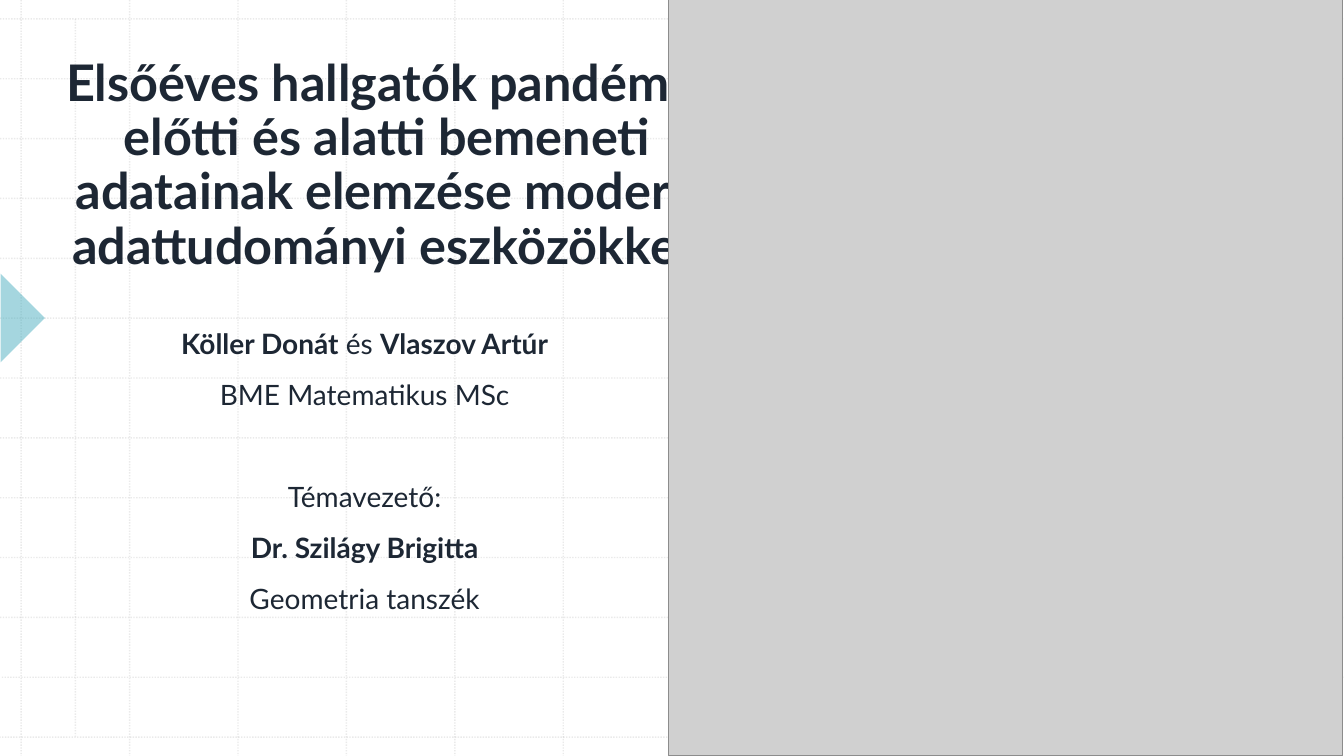
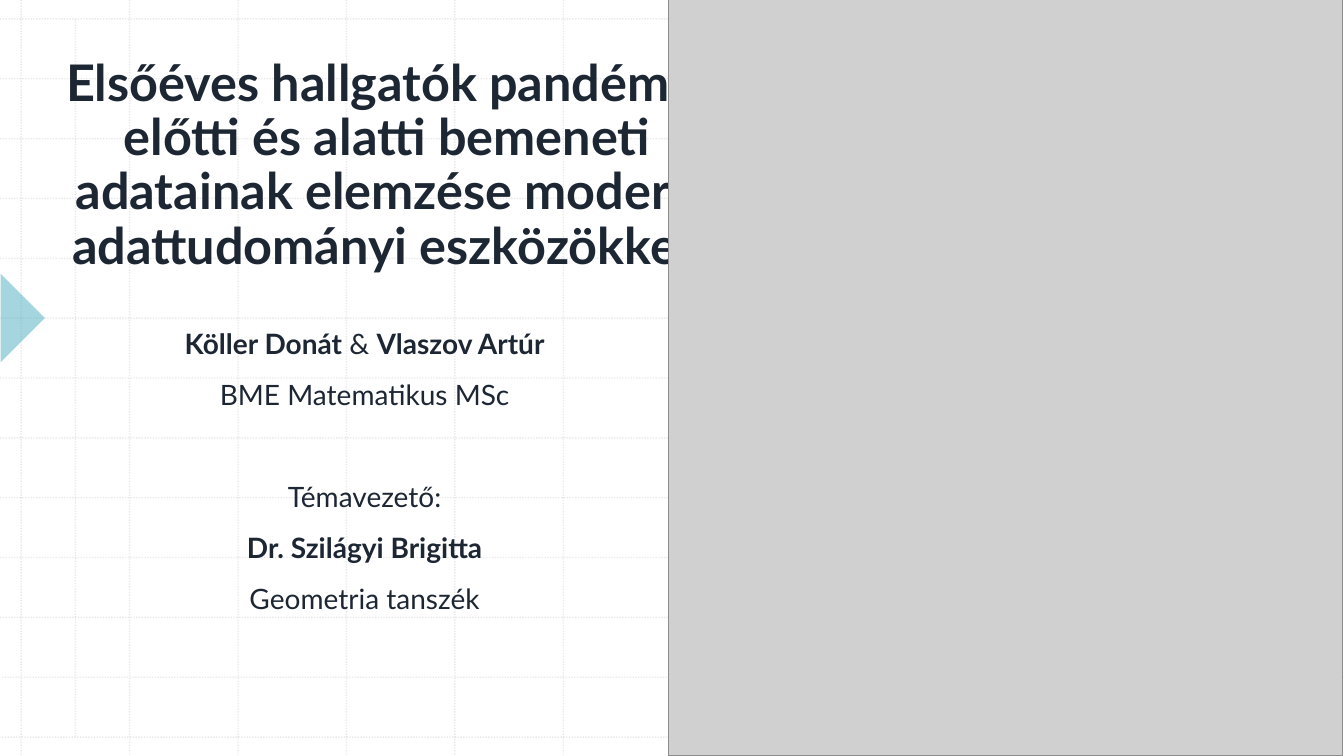
Before and after one commit to konderal333/-nkutfel, a slide deck: slide 1 of TDK prezi.pptx. Drawn at 1344x756 pixels with LibreOffice and Linux fonts; fonts in the diff are those of the drawing; grey boxes stand for pictures. Boxes give left, top, right and bottom in pixels: in the first picture for what was removed or moved away, otherwise in the second. Text is boxed around its words. In the diff, an @@ line names an element or a change of style, - is before the commit and + after.

```diff
--- a/TDK prezi.pptx
+++ b/TDK prezi.pptx
@@ subtitle at (185,333,545,355): text changed @@
-Köller Donát és Vlaszov Artúr
+Köller Donát & Vlaszov Artúr
@@ subtitle at (247,537,483,563): text changed @@
-Dr. Szilágy Brigitta
+Dr. Szilágyi Brigitta
```
Also in this commit, not shown: 3 other slides changed, 7 slides added, 3 slides removed.
